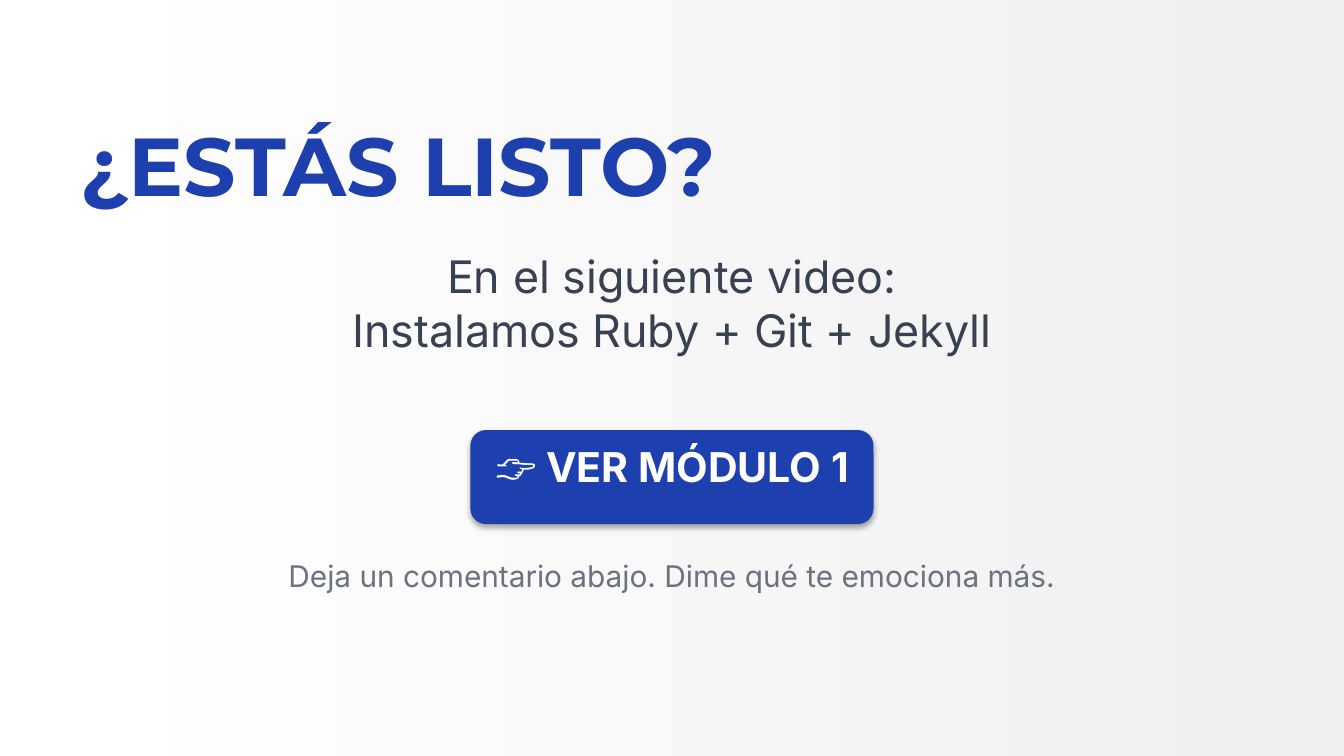
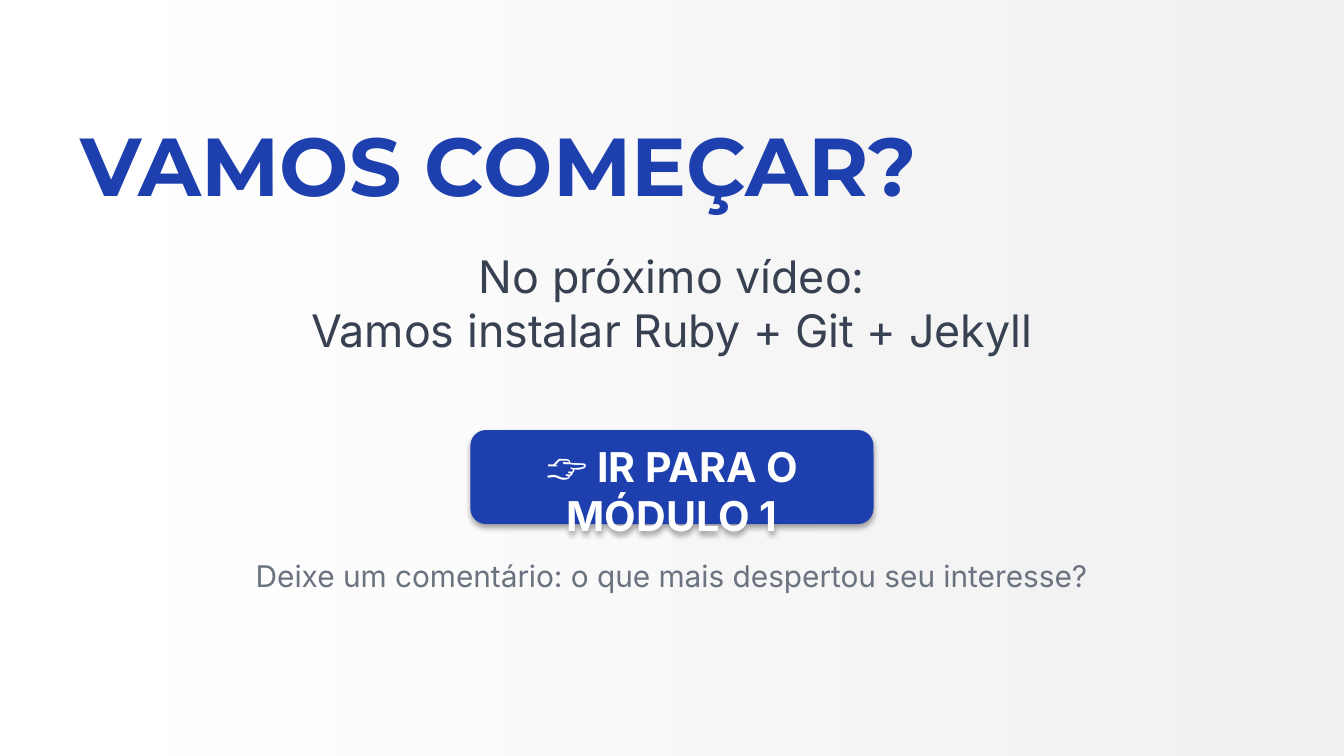
Before and after one commit to marcos-data-engineer/blog, a slide deck: slide 11 of _course_production/M00_Introducao/apresentacao_final.pptx. Drawn at 1344x756 pixels with LibreOffice and Linux fonts; fonts in the diff are those of the drawing. Boxes give left, top, right and bottom in pixels: in the first picture for what was removed or moved away, otherwise in the second. Text is boxed around its words. In the diff, an @@ line names an element or a change of style, - is before the commit and + after.

```diff
--- a/_course_production/M00_Introducao/apresentacao_final.pptx
+++ b/_course_production/M00_Introducao/apresentacao_final.pptx
@@ text at bbox=[80, 137, 917, 215]: text changed @@
-¿ESTÁS LISTO?
+VAMOS COMEÇAR?
@@ text at bbox=[311, 259, 1032, 357]: text changed @@
-En el siguiente video:
-Instalamos Ruby + Git + Jekyll
+No próximo vídeo:
+Vamos instalar Ruby + Git + Jekyll
@@ text in rounded rectangle at bbox=[567, 451, 798, 541]: text changed @@
-👉 VER MÓDULO 1
+👉 IR PARA O MÓDULO 1
@@ text at bbox=[256, 564, 1087, 593]: text changed @@
-Deja un comentario abajo. Dime qué te emociona más.
+Deixe um comentário: o que mais despertou seu interesse?
```
Also in this commit, not shown: 8 other slides changed, 3 slides added, 3 slides removed, 32 other files.
